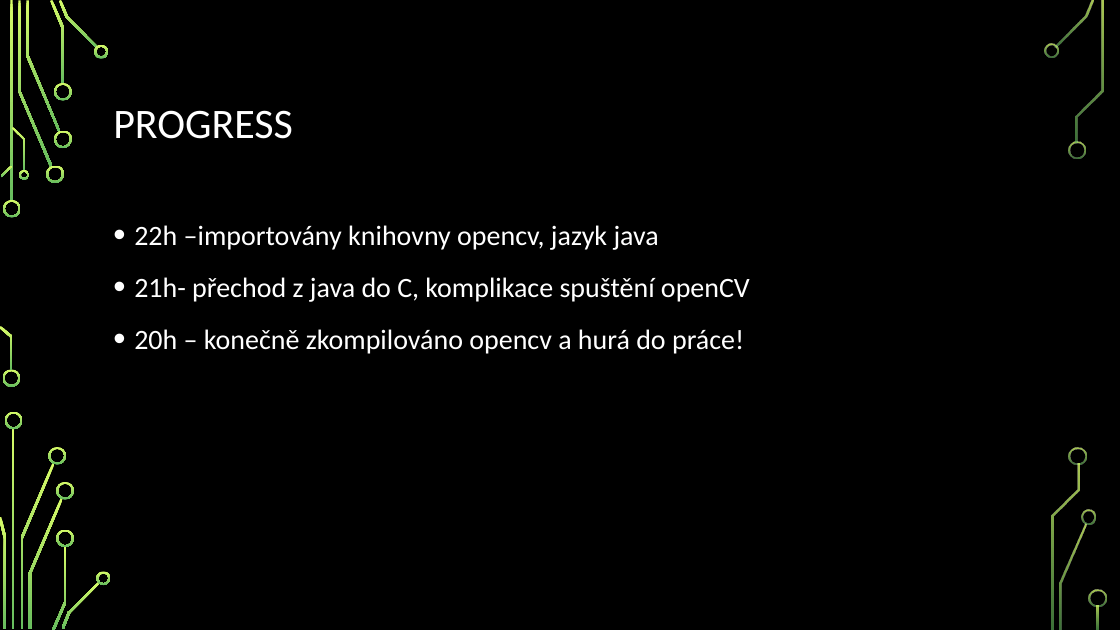
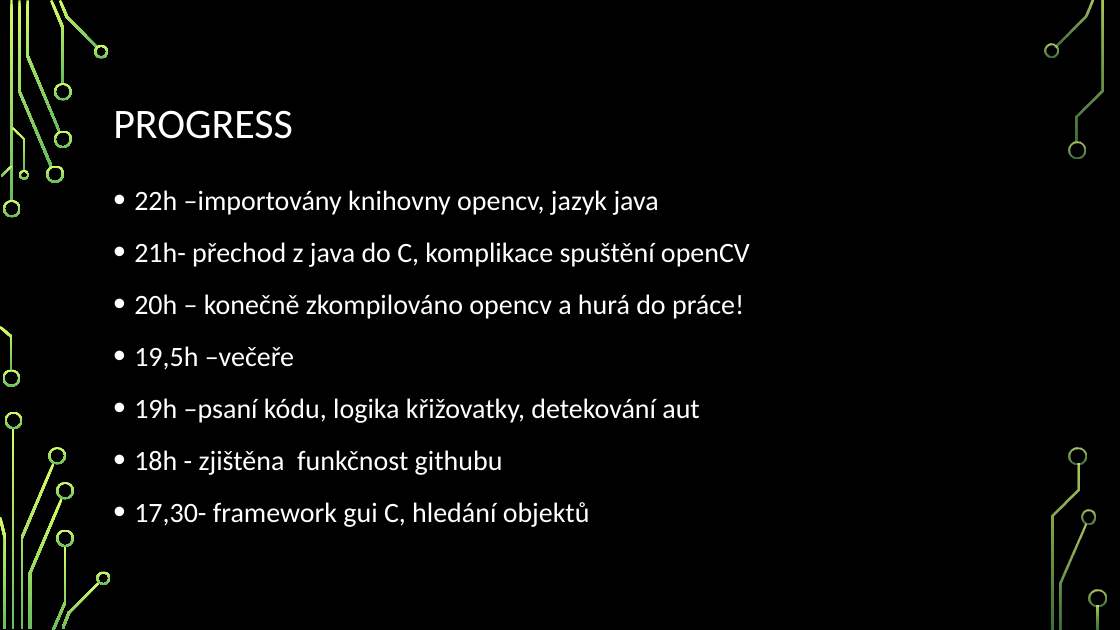
Before and after one commit to founek2/juniorhack2016, a slide deck: slide 6 of team-14/Inteligentní řízení semaforů.pptx. Drawn at 1120x630 pixels with LibreOffice and Linux fonts; fonts in the diff are those of the drawing; background and template pictures are left out. Boxes give left, top, right and bottom in pixels: in the first picture for what was removed or moved away, otherwise in the second. Text is boxed around its words. In the diff, an @@ line names an element or a change of style, - is before the commit and + after.

Commit message:
V2

```diff
--- a/team-14/Inteligentní řízení semaforů.pptx
+++ b/team-14/Inteligentní řízení semaforů.pptx
@@ text "22h –importovány knihovny opencv, jazyk ..." moved from (x1=134, y1=225, x2=750, y2=354) to (x1=134, y1=190, x2=750, y2=527) @@
@@ text at (x1=134, y1=346, x2=699, y2=527): paragraphs added @@
+• 19,5h –večeře
+• 19h –psaní kódu, logika křižovatky, detekování aut
+• 18h - zjištěna funkčnost githubu
+• 17,30- framework gui C, hledání objektů
```
Also in this commit, not shown: 2 other slides changed.
